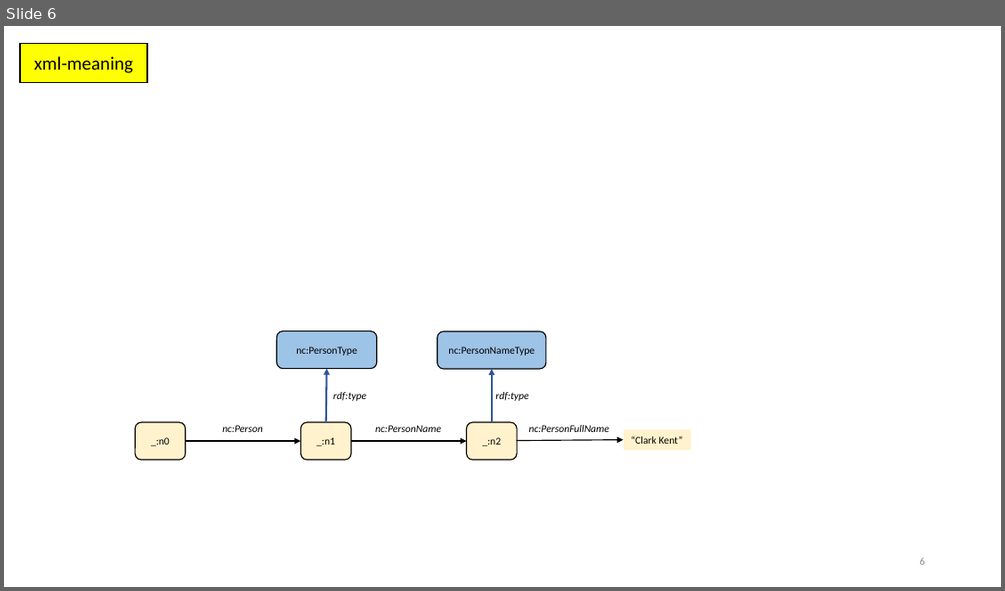
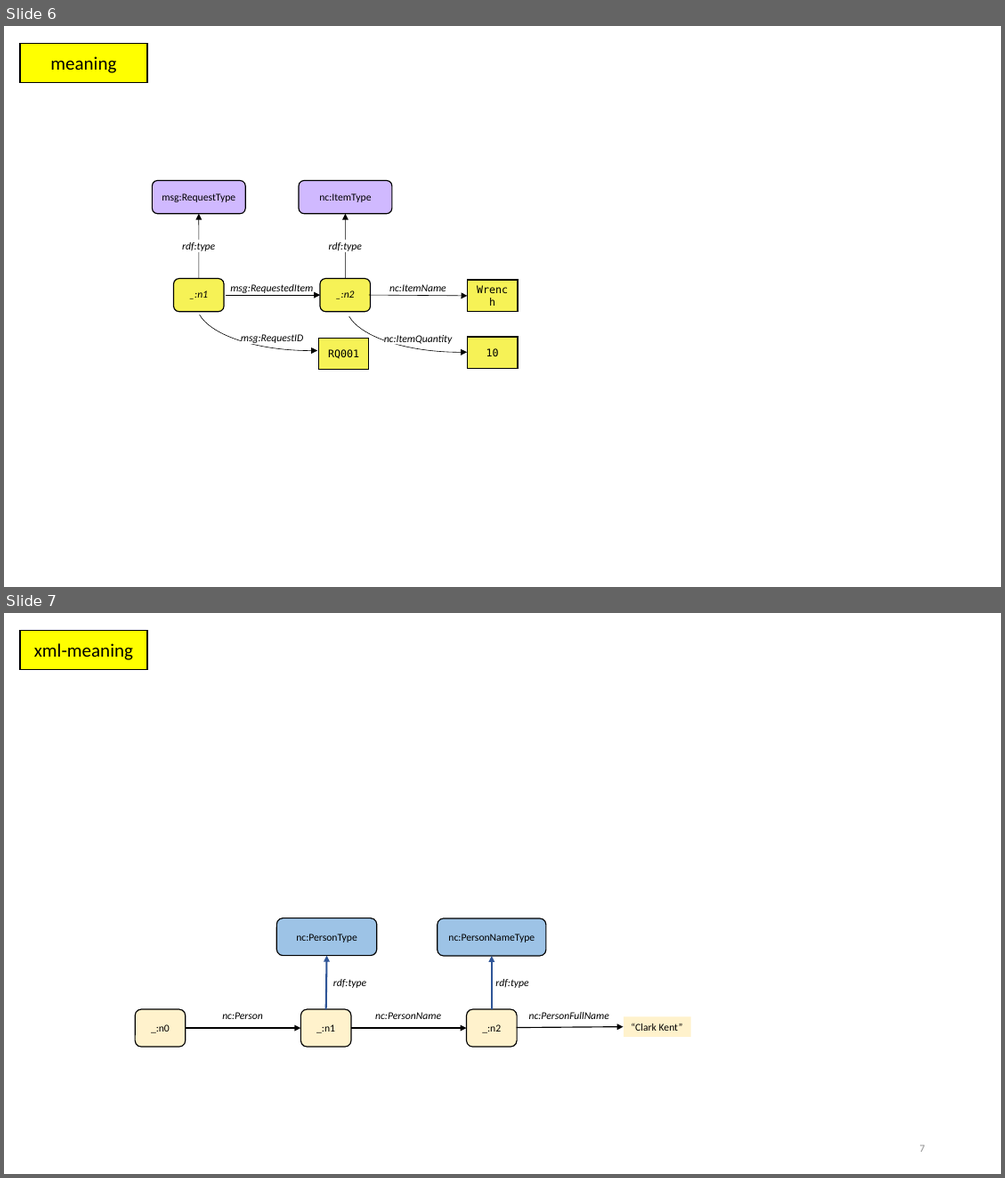
Before and after one commit to niemopen/niem-naming-design-rules, a slide deck: pptx/figures.pptx. Shown one above the other, each under a label of ours: slide 6 before the commit, slides 6 and 7 after it. The pictures are 1005x591 and 1005x1178 pixels, drawn with LibreOffice and Linux fonts; fonts in the diff are those of the drawing. Boxes give left, top, right and bottom in pixels: in the first picture for what was removed or moved away, otherwise in the second. Text is boxed around its words. In the diff, an @@ line names an element or a change of style, - is before the commit and + after.

Commit message:
18 November 2024 draft New section 5.1 on meaning of NIEM data Outline for rest of section 5

```diff
--- a/pptx/figures.pptx
+++ b/pptx/figures.pptx
@@ slide 6 added at [4,26,1001,587], background #FFFFFF @@
@@ rectangle added at [20,43,147,83], fill #FFFF00, outline #000000 1 pt, 18 pt, text #000000 @@
+meaning
@@ rounded rectangle added at [152,181,245,214], fill #D0B9FF, outline #000000 1 pt, 10 pt, text #000000 @@
+msg:RequestType
@@ rounded rectangle added at [299,181,392,214], fill #D0B9FF, outline #000000 1 pt, 10 pt, text #000000 @@
+nc:ItemType
@@ arrow added from (199, 279) to (198, 214), #000000 0.5 pt @@
@@ arrow added from (345, 279) to (345, 214), #000000 0.5 pt @@
@@ text added at [182,242,215,251], 10 pt, text #000000, italic @@
+rdf:type
@@ arc (boxed as its full ellipse) added at [197,257,426,351], outline #000000 0.5 pt @@
@@ text added at [329,242,362,251], 10 pt, text #000000, italic @@
+rdf:type
@@ arc (boxed as its full ellipse) added at [347,259,575,352], outline #000000 0.5 pt @@
@@ rounded rectangle added at [174,279,224,312], fill #F6F256, outline #000000 1 pt, 10 pt, text #000000, italic @@
+_:n1
@@ text added at [230,284,313,293], 10 pt, text #000000, italic @@
+msg:RequestedItem
@@ rounded rectangle added at [320,279,371,312], fill #F6F256, outline #000000 1 pt, 10 pt, text #000000, italic @@
+_:n2
@@ text added at [389,284,446,291], 10 pt, text #000000, italic @@
+nc:ItemName
@@ rectangle added at [468,280,518,312], fill #F6F256, outline #000000 1 pt, 10 pt, text #000000 @@
+Wrench
@@ arrow added from (226, 295) to (320, 295), #000000 0.5 pt @@
@@ arrow added from (369, 295) to (468, 296), #000000 0.5 pt @@
@@ rectangle added at [241,331,305,344], fill #FFFFFF, 10 pt, text #000000, italic @@
+msg:RequestID
@@ rectangle added at [319,338,369,370], fill #F6F256, outline #000000 1 pt, 10 pt, text #000000 @@
+RQ001
@@ rectangle added at [384,332,453,345], fill #FFFFFF, 10 pt, text #000000, italic @@
+nc:ItemQuantity
@@ rectangle added at [468,338,518,370], fill #F6F256, outline #000000 1 pt, 10 pt, text #000000 @@
+10
@@ what was slide 6 is now slide 7 @@
@@ page number at [920,1144,925,1151]: text changed @@
-6
+7
```
Also in this commit, not shown: 1 slide changed, 9 other files.
